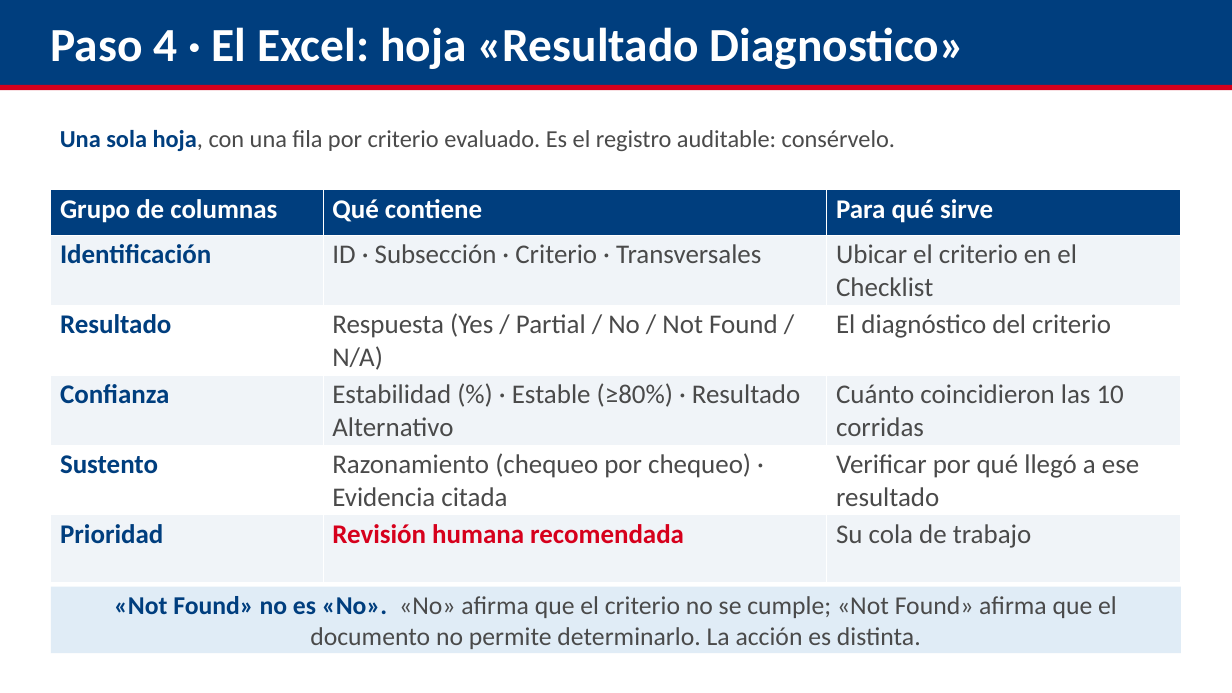
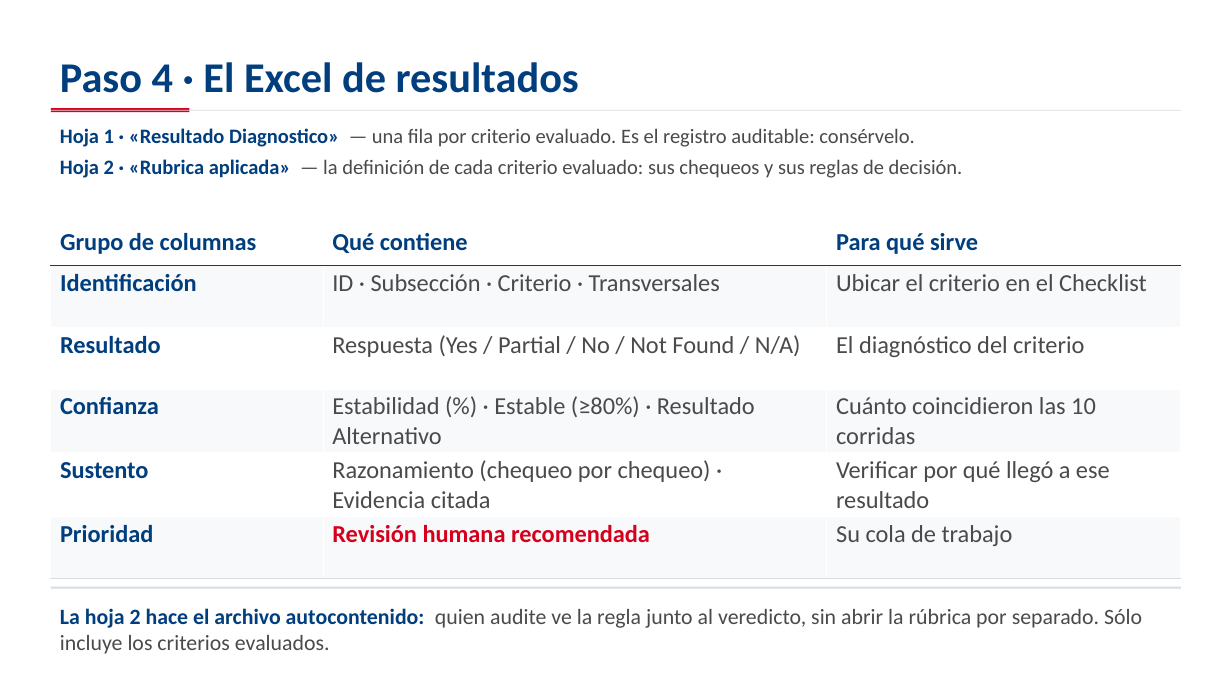
Before and after one commit to aevpsnow6-oss/deploy, a slide deck: slide 27 of presentation/capacitacion_appraisal/Capacitacion_Appraisal_GPT_Ahmed.pptx (slide 22 before the commit). Drawn at 1232x693 pixels with LibreOffice and Linux fonts; fonts in the diff are those of the drawing. Boxes give left, top, right and bottom in pixels: in the first picture for what was removed or moved away, otherwise in the second. Text is boxed around its words. In the diff, an @@ line names an element or a change of style, - is before the commit and + after.

```diff
--- a/presentation/capacitacion_appraisal/Capacitacion_Appraisal_GPT_Ahmed.pptx
+++ b/presentation/capacitacion_appraisal/Capacitacion_Appraisal_GPT_Ahmed.pptx
@@ rectangle removed at [0,0,1232,85] @@
@@ text at [60,62,579,93]: text changed; size 37 to 33 pt; text colour #FFFFFF to #003E7E @@
-Paso 4 · El Excel: hoja «Resultado Diagnostico»
+Paso 4 · El Excel de resultados
@@ rectangle: place and size @@
-rectangle at [0,85,1232,91]
+rectangle at [51,110,1181,111]
@@ rectangle at [51,110,1181,111]: fill #D6001C to #D6DCE3 @@
@@ rectangle added at [51,108,189,112], fill #D6001C @@
@@ text at [60,128,963,178]: text changed; size 19 to 16 pt @@
-Una sola hoja, con una fila por criterio evaluado. Es el registro auditable: consérvelo.
+Hoja 1 · «Resultado Diagnostico» — una fila por criterio evaluado. Es el registro auditable: consérvelo.
+Hoja 2 · «Rubrica aplicada» — la definición de cada criterio evaluado: sus chequeos y sus reglas de decisión.
@@ table at [51,224,1181,575] @@
@@ fill #003E7E to #FFFFFF in row 1 @@
@@ fill #F0F4F8 to #F7F9FB in 9 cells @@
@@ size 21 to 19 pt @@
@@ text colour #FFFFFF to #003E7E in "Grupo de columnas", "Qué contiene", "Para qué sirve" @@
@@ borders changed @@
@@ table: place and size @@
-table at [51,189,1181,575]
+table at [51,224,1181,575]
@@ rectangle removed at [51,587,1181,653] @@
-«Not Found» no es «No». «No» afirma que el criterio no se cumple; «Not Found» afirma que el documento no permite determinarlo. La acción es distinta.
@@ rectangle added at [51,587,1181,589], fill #D6DCE3 @@
@@ text added at [60,608,1142,654], 17 pt, text #4A4A4A @@
+La hoja 2 hace el archivo autocontenido: quien audite ve la regla junto al veredicto, sin abrir la rúbrica por separado. Sólo incluye los criterios evaluados.
```
Also in this commit, not shown: 26 other slides changed, 6 slides added, 8 other files.
